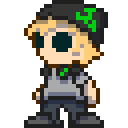
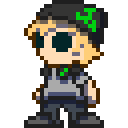
Revision of a layered (128, 128) image; what changed, layer by layer:
added layer "Layer 18" above "Layer 16" over [36, 12, 104, 124]
